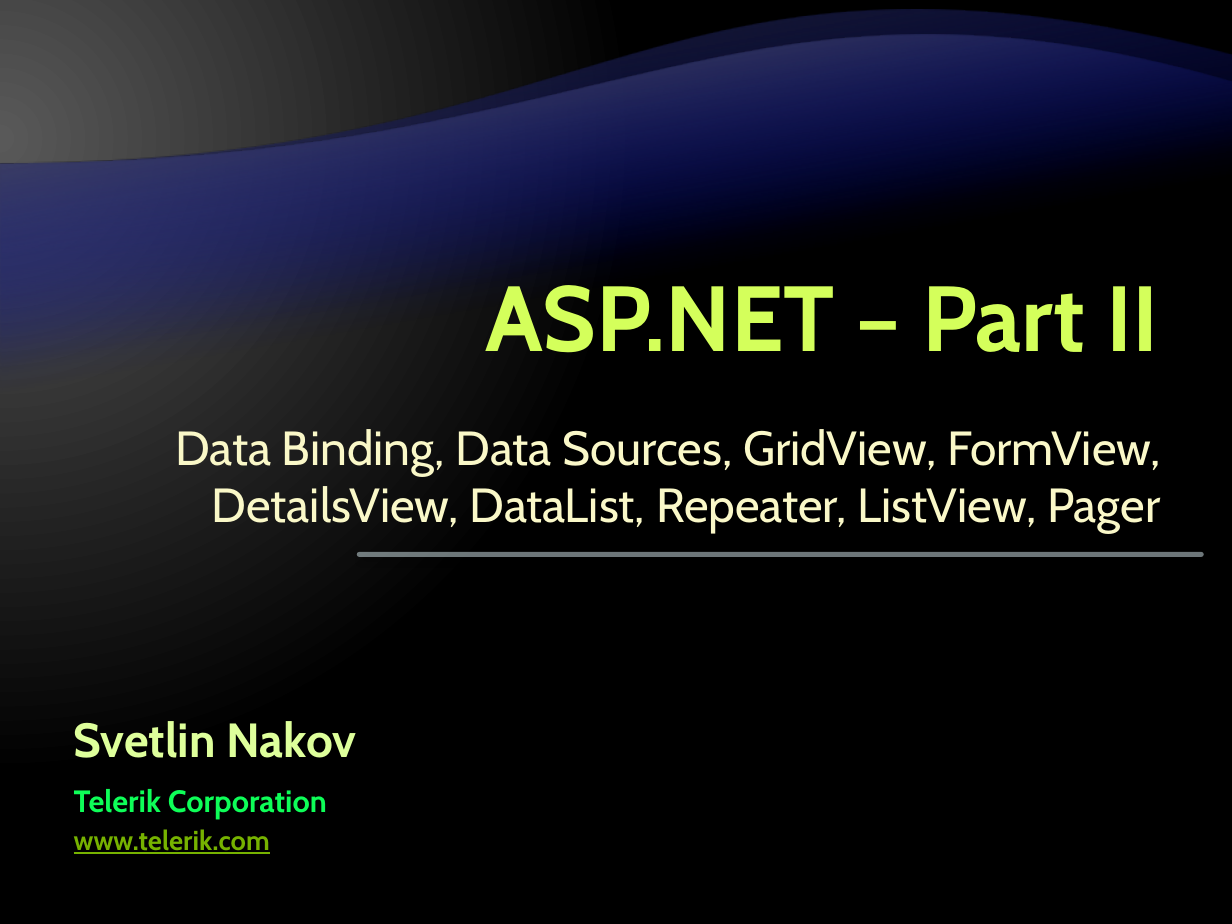
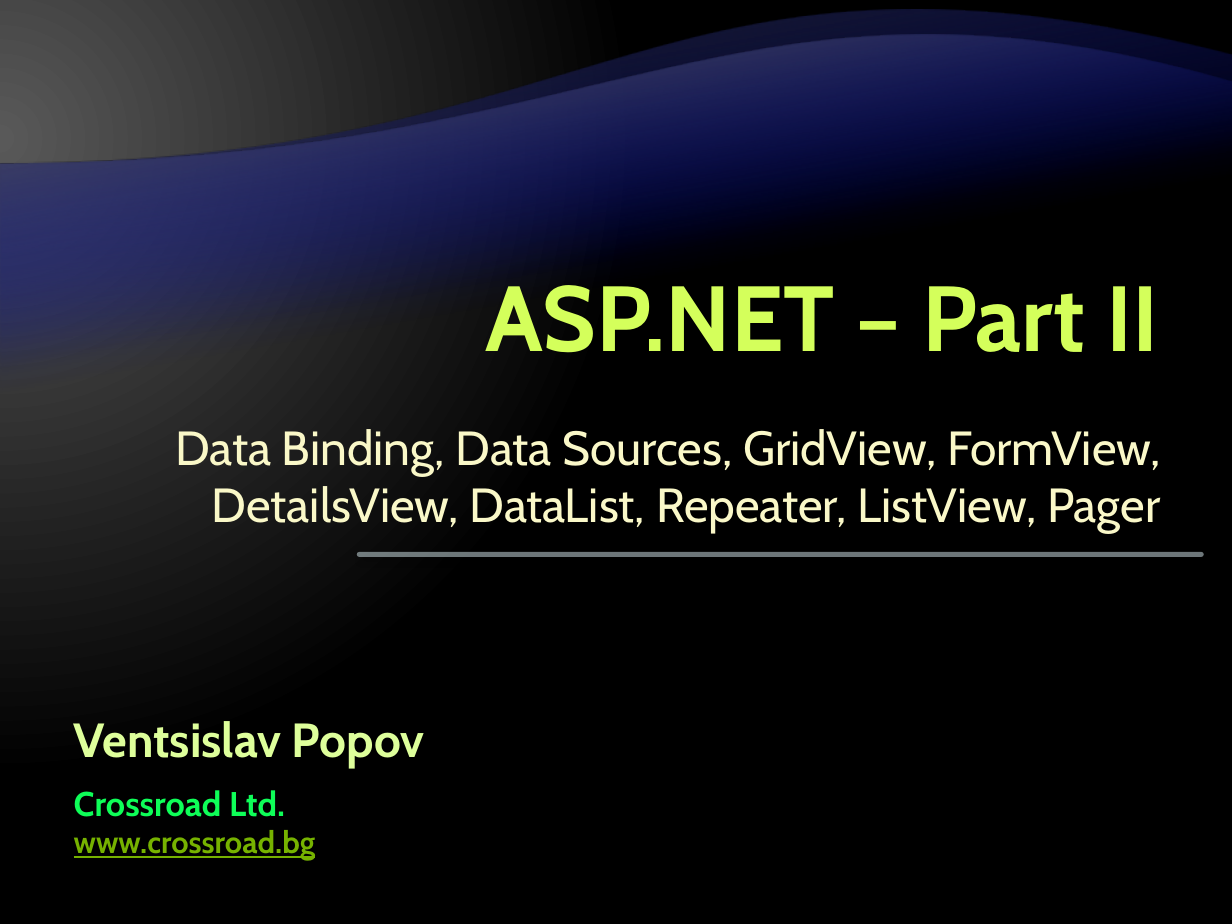
Before and after one commit to Graveheart/aspnetcourse, a slide deck: slide 1 of lectures/9. ASP.NET – Part II.pptx. Drawn at 1232x924 pixels with LibreOffice and Linux fonts; fonts in the diff are those of the drawing; background and template pictures are left out. Boxes give left, top, right and bottom in pixels: in the first picture for what was removed or moved away, otherwise in the second. Text is boxed around its words. In the diff, an @@ line names an element or a change of style, - is before the commit and + after.

```diff
--- a/lectures/9. ASP.NET – Part II.pptx
+++ b/lectures/9. ASP.NET – Part II.pptx
@@ text at box(74, 721, 424, 769): text changed @@
-Svetlin Nakov
+Ventsislav Popov
@@ text at box(74, 790, 285, 817): text changed; size 18 to 20 pt @@
-Telerik Corporation
+Crossroad Ltd.
@@ text at box(74, 830, 316, 860): text changed; size 16 to 18 pt @@
-www.telerik.com
+www.crossroad.bg
```
Also in this commit, not shown: 1 other slide changed, 51 slides added.
